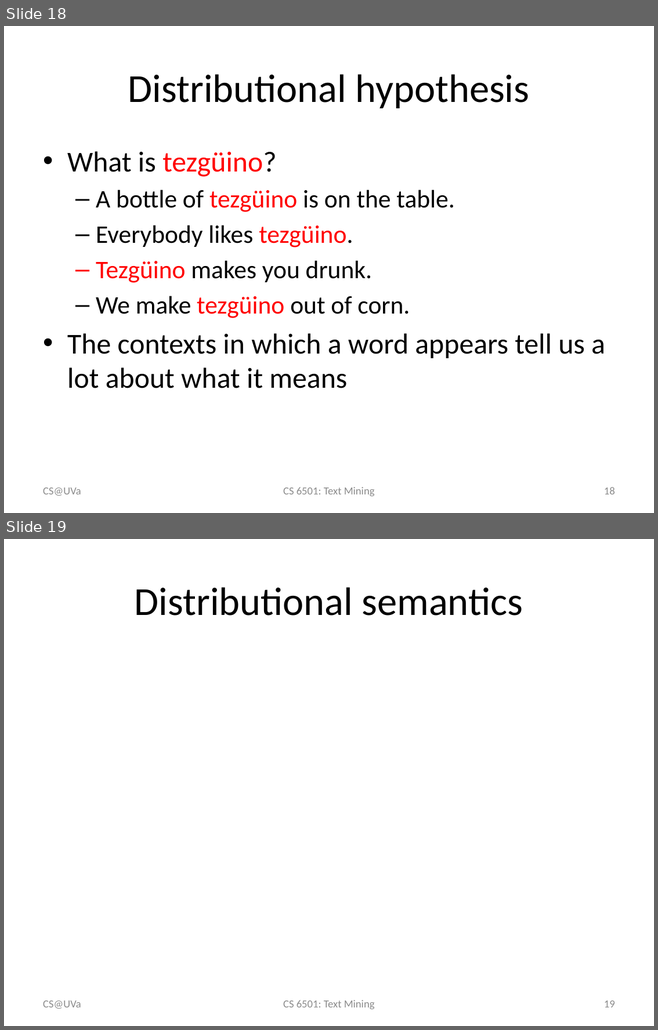
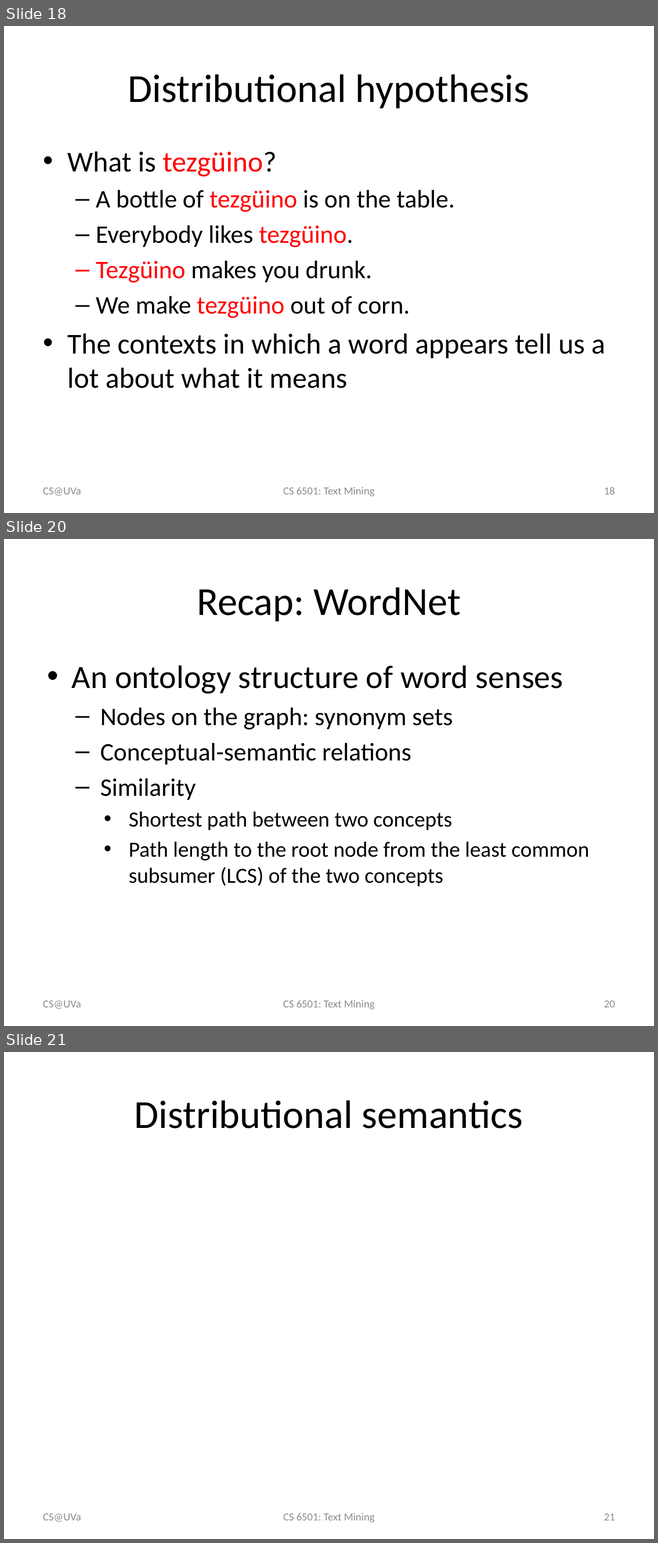
Before and after one commit to wang296/CS6501-Text-Mining, a slide deck: docs/LexicalSemanticsWordSenses.pptx. Shown one above the other, each under a label of ours: slides 18 and 19 before the commit, slides 18, 20 and 21 after it; the slides between them are not shown. The pictures are 658x1030 and 658x1543 pixels, drawn with LibreOffice and Linux fonts; fonts in the diff are those of the drawing; grey boxes stand for pictures. Boxes give left, top, right and bottom in pixels: in the first picture for what was removed or moved away, otherwise in the second. Text is boxed around its words. In the diff, an @@ line names an element or a change of style, - is before the commit and + after.

```diff
--- a/docs/LexicalSemanticsWordSenses.pptx
+++ b/docs/LexicalSemanticsWordSenses.pptx
@@ slide 20 added at [4, 539, 654, 1026], background #FFFFFF @@
@@ title added at [197, 587, 460, 621], 44 pt, text #000000 @@
+Recap: WordNet
@@ text added at [72, 665, 589, 886], 24 pt, text #000000 @@
+• An ontology structure of word senses
+  – Nodes on the graph: synonym sets
+  – Conceptual-semantic relations
+  – Similarity
+    • Shortest path between two concepts
+    • Path length to the root node from the least common subsumer (LCS) of the two concepts
@@ text added at [43, 1001, 81, 1009], 12 pt, text #8C8C8C @@
+CS@UVa
@@ text added at [283, 1000, 375, 1009], 12 pt, text #8C8C8C @@
+CS 6501: Text Mining
@@ page number added at [604, 1001, 615, 1008], 12 pt, text #8C8C8C @@
+20
@@ what was slide 19 is now slide 21 @@
@@ page number at [604, 1514, 615, 1521]: text changed @@
-19
+21
```
Also in this commit, not shown: 3 slides changed, 1 other slide added, 6 other files.
